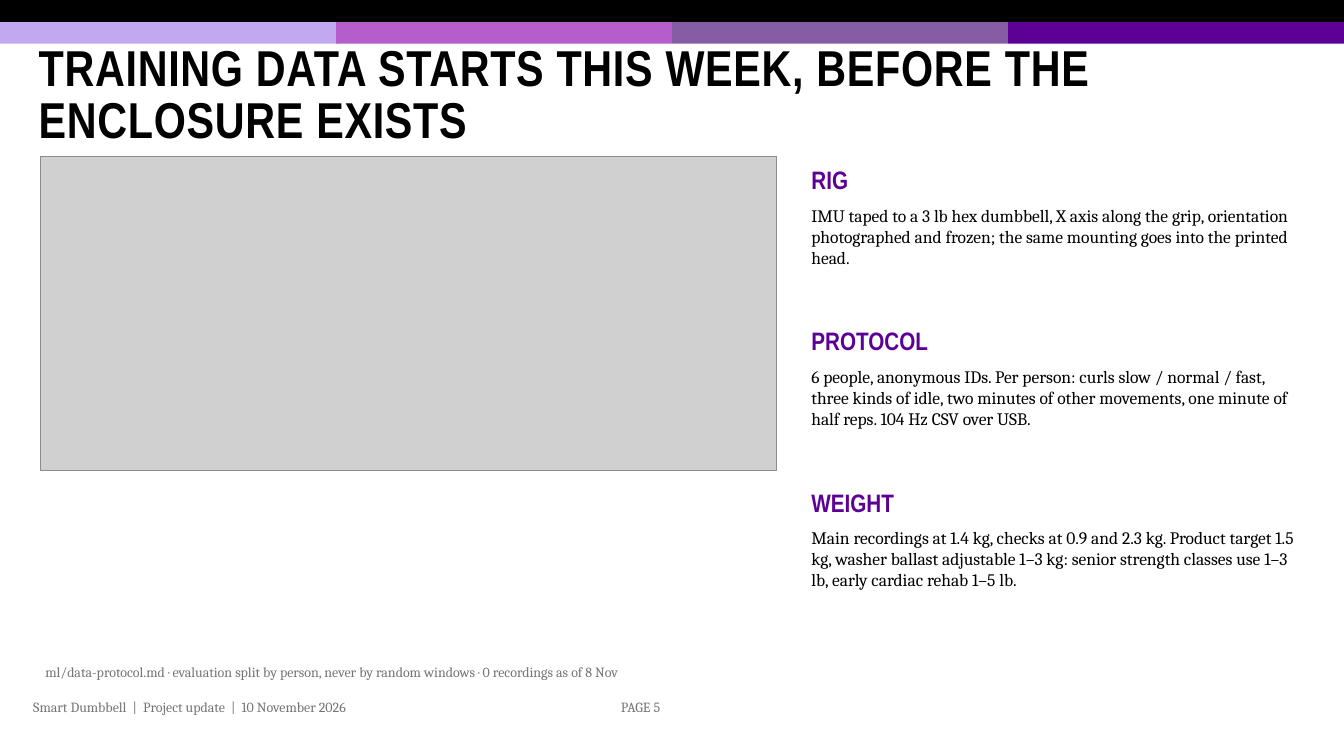
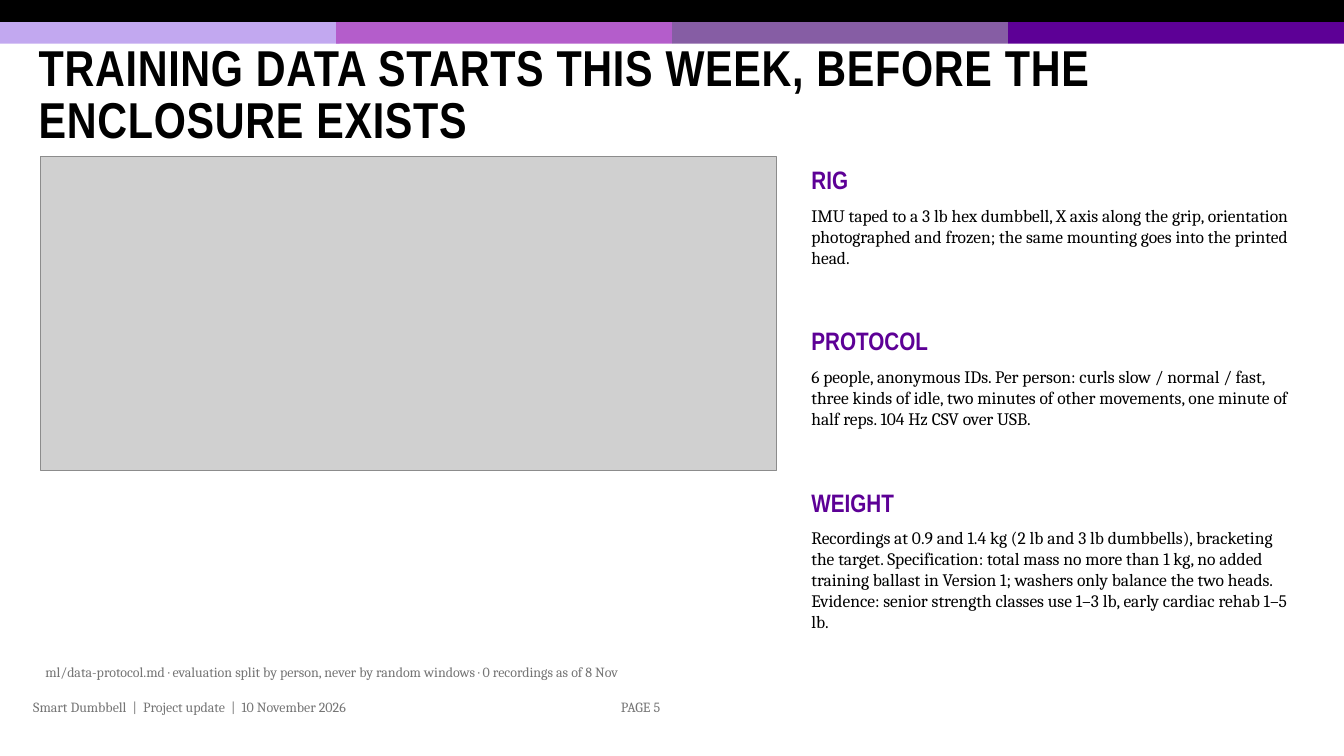
Before and after one commit to HansonHe-UW/ece198-smart-dumbbell, a slide deck: slide 5 of presentation/Smart_Dumbbell_Update_2026-11-10.pptx. Drawn at 1344x756 pixels with LibreOffice and Linux fonts; fonts in the diff are those of the drawing; grey boxes stand for pictures; background and template pictures are left out. Boxes give left, top, right and bottom in pixels: in the first picture for what was removed or moved away, otherwise in the second. Text is boxed around its words. In the diff, an @@ line names an element or a change of style, - is before the commit and + after.

```diff
--- a/presentation/Smart_Dumbbell_Update_2026-11-10.pptx
+++ b/presentation/Smart_Dumbbell_Update_2026-11-10.pptx
@@ text at (x1=811, y1=531, x2=1287, y2=628): text changed @@
-Main recordings at 1.4 kg, checks at 0.9 and 2.3 kg. Product target 1.5 kg, washer ballast adjustable 1–3 kg: senior strength classes use 1–3 lb, early cardiac rehab 1–5 lb.
+Recordings at 0.9 and 1.4 kg (2 lb and 3 lb dumbbells), bracketing the target. Specification: total mass no more than 1 kg, no added training ballast in Version 1; washers only balance the two heads. Evidence: senior strength classes use 1–3 lb, early cardiac rehab 1–5 lb.
```
Also in this commit, not shown: 1 other slide changed, 7 other files.
